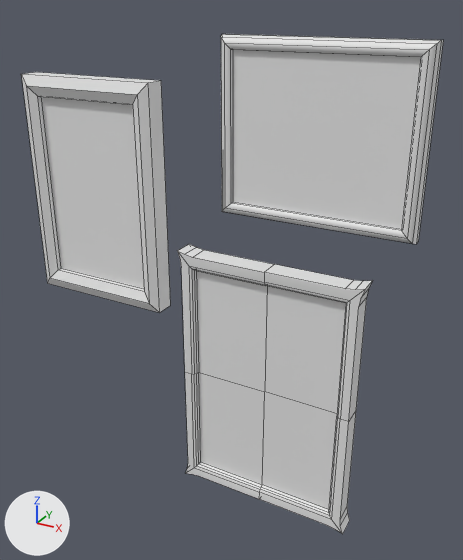
The FBX model Assets/art/models/clutter_portraits_01.fbx: old version first, new version second.
The view is the same before and after, from a 50 mm lens placed at (0.868, -1.31, 1.89), pointed at (0.142, 0.01, 1.23). Lighting does not change. The marker at lower left points along +X, +Y and +Z. Mesh edges are drawn as thin lines. Where no turn or scale is listed for an object, it has been applied to the vertices. Vertices at the same position are counted once.

Names of what the first picture shows: 'portrets_01'.
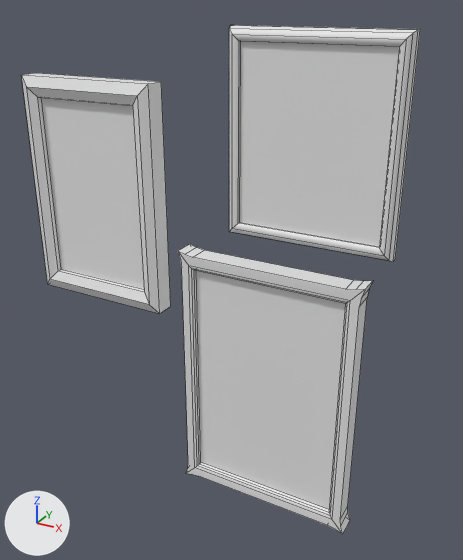
The newer file is also turned or shifted as a whole; pictures and numbers use the older file's frame.

The change, as a list of edits to the scene's bpy script:
```text
Change me_mesh:
    used by ob_portrets_01; location = (0.0, 0.0, 0.0)
    remove me_mesh.from_pydata(...)  # 125 vertices, 98 faces; spans x -0.445..0.598, y -0.063..0.002, z 0.607..1.818
    add me_mesh.from_pydata(...)  # 100 vertices, 75 faces; spans x -0.445..0.553, y -0.063..0.002, z 0.607..1.836
    me_mesh part 1: the loose piece of 20 vertices spanning x -0.445..-0.045, y -0.063..0.002, z 1.118..1.711 is moved by (0.0, 0.0, -0.003)
    me_mesh part 2: the loose piece of 24 vertices spanning x 0.132..0.598, y -0.034..0.002, z 1.418..1.818 is turned -90 degrees about the y axis through its middle, then moved by (-0.012, 0.0, -0.015)
    me_mesh part 3
    59 vertices are removed from x 0.022..0.508, y -0.054..0.002, z 0.607..1.31
    58 faces are deleted
    22 vertices move within x 0.03..0.487, y -0.054..0.002, z 0.613..1.304
    24 vertices are added at x 0.023..0.509, y -0.054..0.002, z 0.607..1.31
    10 new vertices lie (0.0, 0.056, 0.0) away from vertices in x 0.023..0.509, y -0.054, z 0.607..1.31
    35 new faces join them
```

What differs and where, as boxes (x1, y1, x2, y2) in the pictures (463 x 560 px; the box of a moved part takes in the faces that stretch with it):
'portrets_01', reshaped: before (21, 34, 443, 534); after (22, 25, 420, 534)
part 1 of me_mesh, moved or reshaped: before (21, 72, 171, 313); after (22, 73, 171, 313)
part 2 of me_mesh, moved or reshaped: before (221, 34, 443, 244); after (229, 25, 420, 261)
part 3 of me_mesh, cut back: (178, 244, 373, 534) in both
